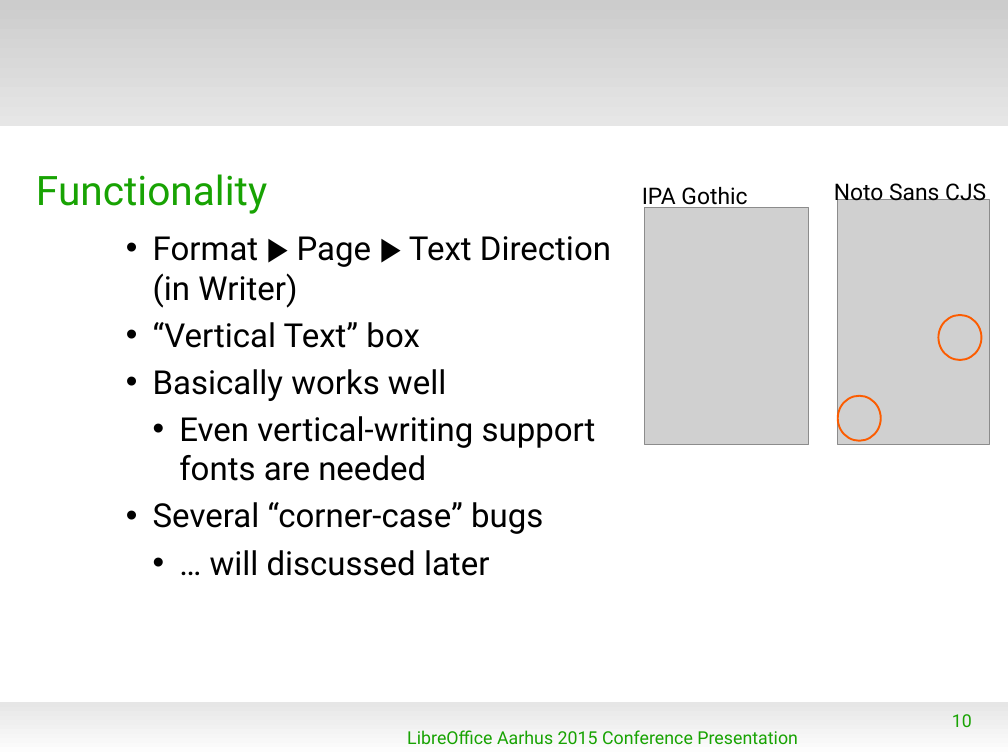
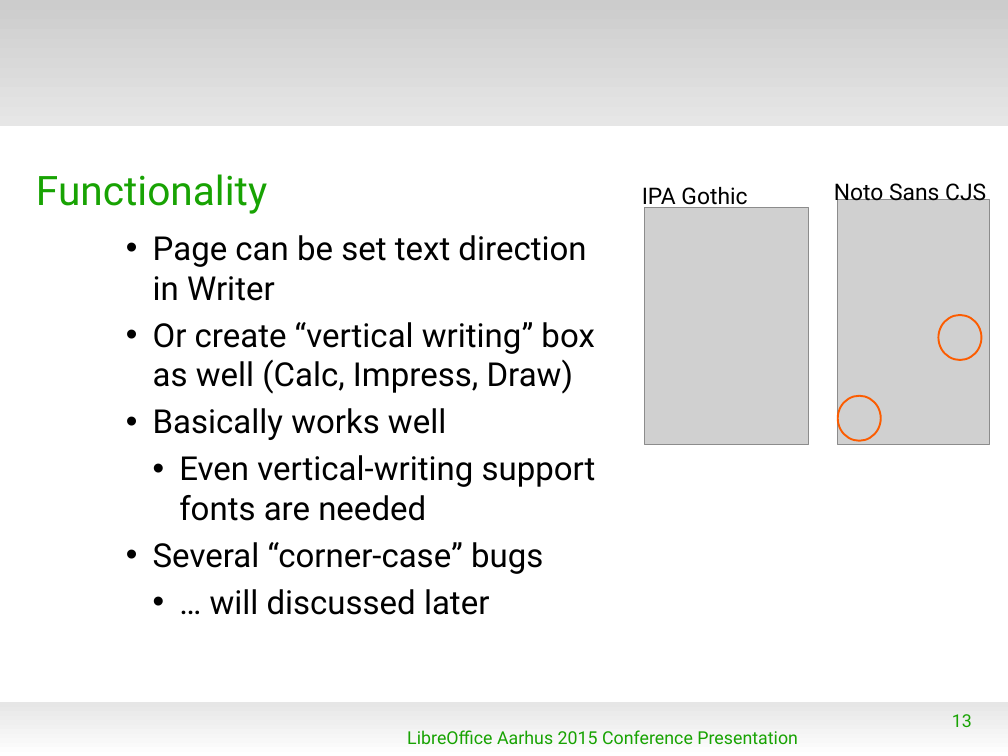
Before and after one commit to naruoga/KantoLibreOffice, a slide deck: slide 13 of others/LibOConf2015_Vertical_Writing_or_Japanese.odp (slide 10 before the commit). Drawn at 1008x756 pixels with LibreOffice and Linux fonts; fonts in the diff are those of the drawing; grey boxes stand for pictures; background and template pictures are left out. Boxes give left, top, right and bottom in pixels: in the first picture for what was removed or moved away, otherwise in the second. Text is boxed around its words. In the diff, an @@ line names an element or a change of style, - is before the commit and + after.

```diff
--- a/others/LibOConf2015_Vertical_Writing_or_Japanese.odp
+++ b/others/LibOConf2015_Vertical_Writing_or_Japanese.odp
@@ text at (x1=153, y1=235, x2=594, y2=394): text changed @@
-• Format ▶ Page ▶ Text Direction
-  (in Writer)
-• “Vertical Text” box
+• Page can be set text direction in Writer
+• Or create “vertical writing” box as well (Calc, Impress, Draw)
@@ page number at (x1=952, y1=714, x2=972, y2=727): text changed @@
-10
+13
```
Also in this commit, not shown: 6 other slides changed, 3 slides added.
